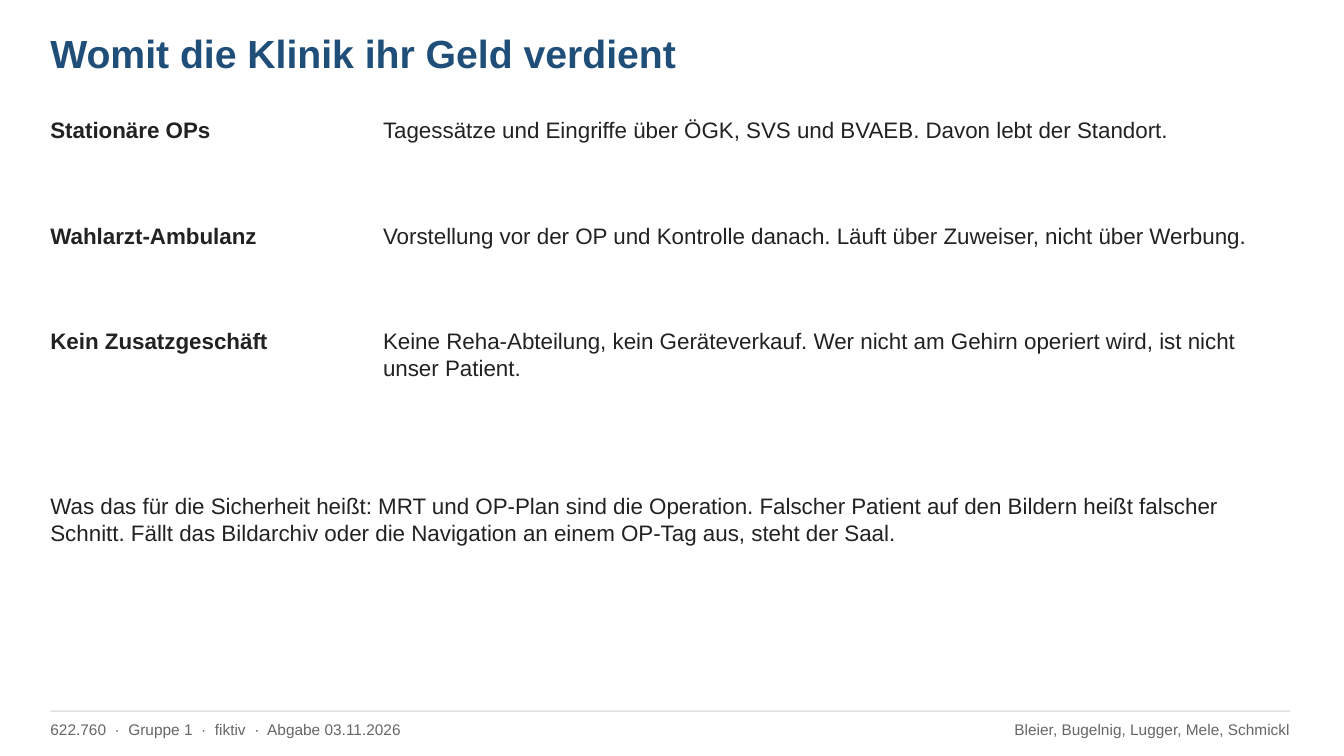
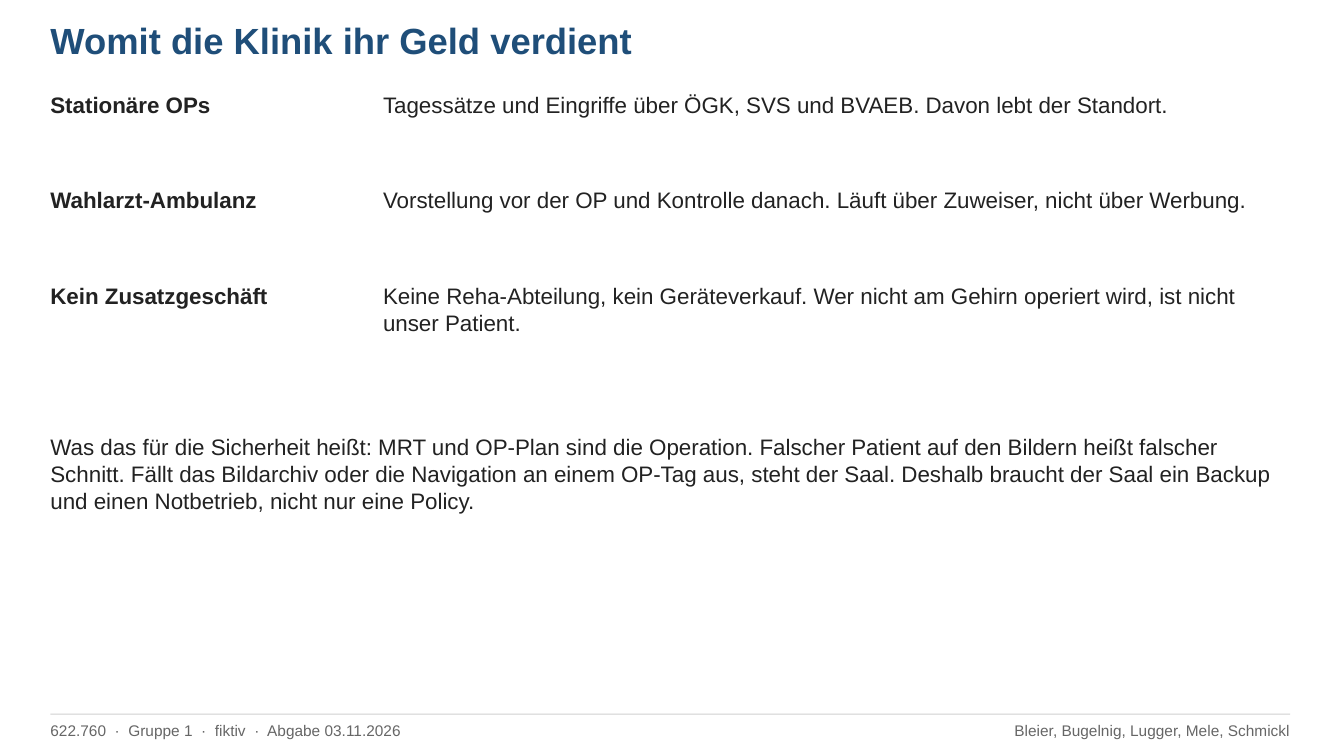
Before and after one commit to raphaelbleier/aau_26W_bleier, a slide deck: slide 2 of Informationssicherheitsmanagement/gruppenarbeit1/Gruppenarbeit1_Informationssicherheitsstrategie.pptx. Drawn at 1344x756 pixels with LibreOffice and Linux fonts; fonts in the diff are those of the drawing. Boxes give left, top, right and bottom in pixels: in the first picture for what was removed or moved away, otherwise in the second. Text is boxed around its words. In the diff, an @@ line names an element or a change of style, - is before the commit and + after.

```diff
--- a/Informationssicherheitsmanagement/gruppenarbeit1/Gruppenarbeit1_Informationssicherheitsstrategie.pptx
+++ b/Informationssicherheitsmanagement/gruppenarbeit1/Gruppenarbeit1_Informationssicherheitsstrategie.pptx
@@ text "Womit die Klinik ihr Geld ...": place and size @@
-text "Womit die Klinik ihr Geld ..." at box(50, 39, 676, 69)
+text "Womit die Klinik ihr Geld ..." at box(50, 27, 632, 55)
@@ text "Womit die Klinik ihr Geld ..." at box(50, 27, 632, 55): size 28 to 26 pt @@
@@ text "Stationäre OPs": place and size @@
-text "Stationäre OPs" at box(50, 121, 211, 139)
+text "Stationäre OPs" at box(50, 96, 211, 114)
@@ text "Tagessätze und Eingriffe über ÖGK, ...": place and size @@
-text "Tagessätze und Eingriffe über ÖGK, ..." at box(383, 120, 1168, 143)
+text "Tagessätze und Eingriffe über ÖGK, ..." at box(383, 95, 1168, 118)
@@ text "Wahlarzt-Ambulanz": place and size @@
-text "Wahlarzt-Ambulanz" at box(50, 227, 256, 245)
+text "Wahlarzt-Ambulanz" at box(50, 191, 256, 209)
@@ text "Vorstellung vor der OP und ...": place and size @@
-text "Vorstellung vor der OP und ..." at box(383, 227, 1245, 249)
+text "Vorstellung vor der OP und ..." at box(383, 191, 1245, 213)
@@ text "Kein Zusatzgeschäft": place and size @@
-text "Kein Zusatzgeschäft" at box(50, 332, 268, 354)
+text "Kein Zusatzgeschäft" at box(50, 287, 268, 309)
@@ text "Keine Reha-Abteilung, kein Geräteverkauf. Wer ...": place and size @@
-text "Keine Reha-Abteilung, kein Geräteverkauf. Wer ..." at box(383, 332, 1235, 377)
+text "Keine Reha-Abteilung, kein Geräteverkauf. Wer ..." at box(383, 287, 1235, 332)
@@ text at box(50, 438, 1271, 514): text changed @@
-Was das für die Sicherheit heißt: MRT und OP-Plan sind die Operation. Falscher Patient auf den Bildern heißt falscher Schnitt. Fällt das Bildarchiv oder die Navigation an einem OP-Tag aus, steht der Saal.
+Was das für die Sicherheit heißt: MRT und OP-Plan sind die Operation. Falscher Patient auf den Bildern heißt falscher Schnitt. Fällt das Bildarchiv oder die Navigation an einem OP-Tag aus, steht der Saal. Deshalb braucht der Saal ein Backup und einen Notbetrieb, nicht nur eine Policy.
```
Also in this commit, not shown: 3 other slides changed, 1 other file.
